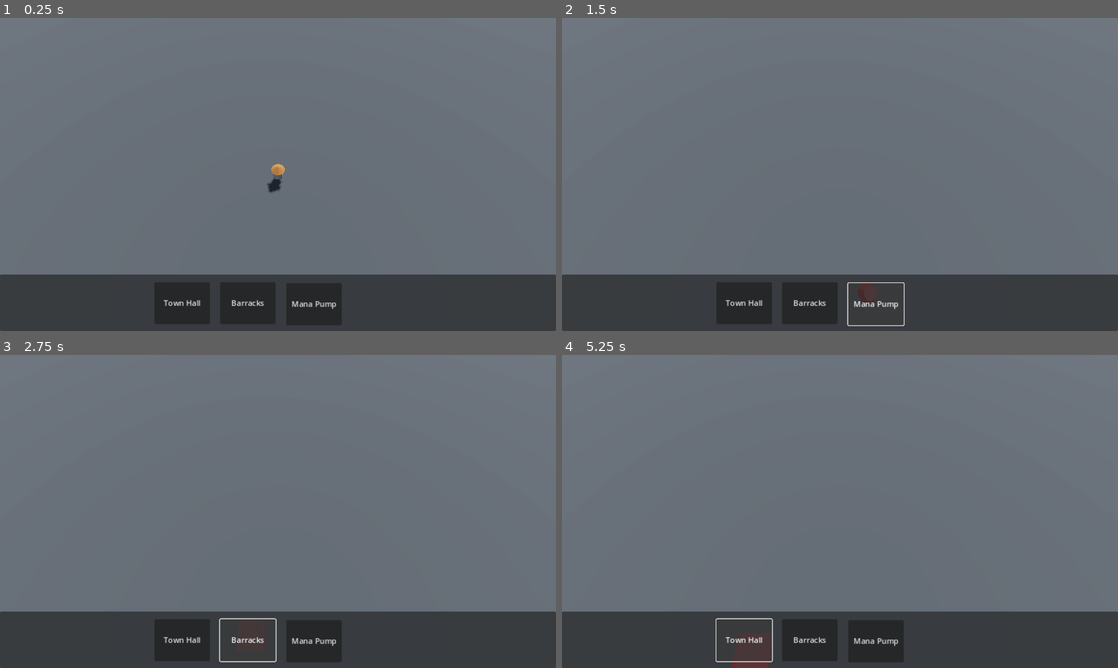
Above: before the commit, frames 1-4 (two rows, left to right).
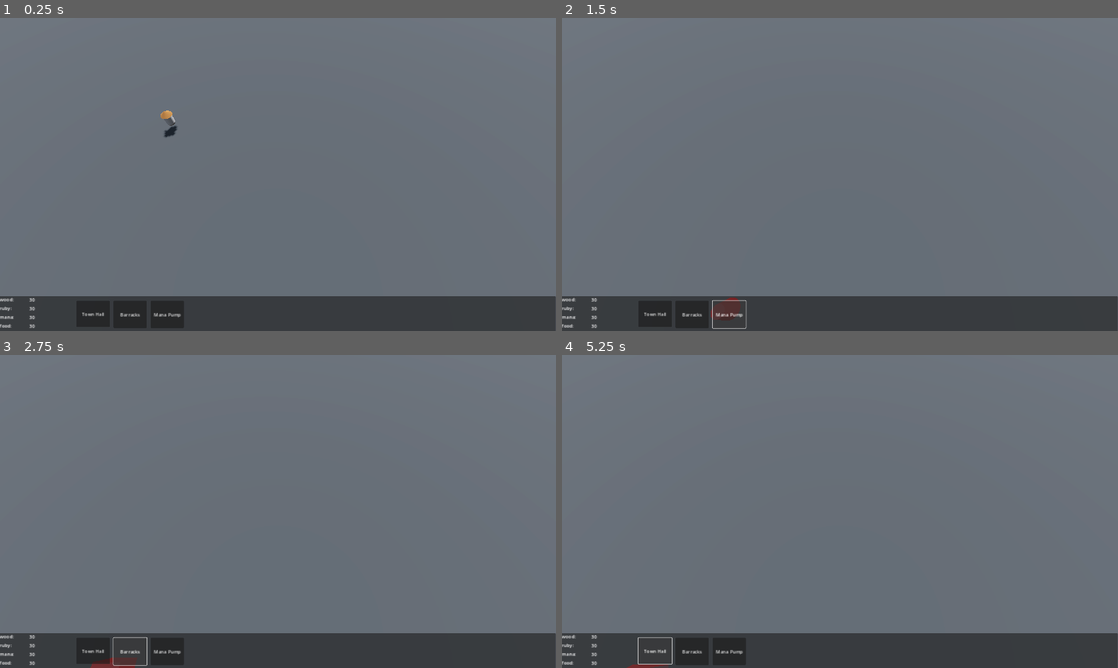
Above: after the commit, the same moments.

Repository: RishithPaida/4501-Final
Game: Godot game, scene res://Scenes/Test.tscn
Same seed, same stepped clock (60 frames per second), same inputs: the game is played once before the commit and once after it.
Inputs:
- Up to frame 1 (0.25 s): no input
- Up to frame 2 (1.5 s): click "Town Hall" at 0.5 s; click "Mana Pump" at 1.25 s
- Up to frame 3 (2.75 s): click "Barracks" at 2 s
- Up to frame 4 (5.25 s): click "Town Hall" at 2.75 s; click "Mana Pump" at 3.5 s; click "Barracks" at 4.25 s; click "Town Hall" at 5 s

The runs differ from the first frame. In frame 1, 7.6% of the frame differs, in the area x 0-100%, y 29-100%; in frame 2, 7.7%; in frame 3, 7.7%; in frame 4, 7.8%, in the area x 0-100%, y 82-100%.

Commit message:
resource display and building purchase

Diff:
--- a/Scenes/Buildings/Barracks.tscn
+++ b/Scenes/Buildings/Barracks.tscn
@@ -12,6 +12,10 @@
 
 [node name="Barracks" type="StaticBody3D" groups=["building"]]
 script = ExtResource("1_uf2p1")
+woodcost = 3
+foodcost = 5
+rubycost = 1
+manacost = 1
 
 [node name="MeshInstance3D" type="MeshInstance3D" parent="."]
 transform = Transform3D(1, 0, 0, 0, 1, 0, 0, 0, 1, 0, 0.5, 0)
--- a/Scenes/Buildings/ManaPump.tscn
+++ b/Scenes/Buildings/ManaPump.tscn
@@ -15,6 +15,9 @@
 
 [node name="ManaPump" type="StaticBody3D" groups=["building"]]
 script = ExtResource("1_g8abx")
+woodcost = 2
+foodcost = 5
+rubycost = 1
 
 [node name="MeshInstance3D" type="MeshInstance3D" parent="."]
 transform = Transform3D(1, 0, 0, 0, 1, 0, 0, 0, 1, 0, 0.5, 0)
--- a/Scenes/Buildings/Townhall.tscn
+++ b/Scenes/Buildings/Townhall.tscn
@@ -1,6 +1,7 @@
-[gd_scene load_steps=5 format=3 uid="uid://bej3fdfwiy5em"]
+[gd_scene load_steps=6 format=3 uid="uid://bej3fdfwiy5em"]
 
 [ext_resource type="Script" path="res://Scripts/BuildingDemiGod.gd" id="1_fuail"]
+[ext_resource type="PackedScene" uid="uid://duj0jarfvkgt3" path="res://Scenes/Units/Goblin.tscn" id="2_tuhgu"]
 
 [sub_resource type="ConvexPolygonShape3D" id="ConvexPolygonShape3D_dsipb"]
 points = PackedVector3Array(0, 0.5, 0.5, 0.5, -0.5, 0.5, 0, 0.5, -0.5, -0.5, -0.5, 0.5, 0.5, -0.5, -0.5, -0.5, -0.5, -0.5)
@@ -10,9 +11,13 @@
 [sub_resource type="StandardMaterial3D" id="StandardMaterial3D_ss8wf"]
 albedo_color = Color(0.184314, 1, 1, 1)
 
-[node name="Townhall" type="StaticBody3D" groups=["building"]]
+[node name="Townhall" type="StaticBody3D" groups=["building", "townhall"]]
 transform = Transform3D(1, 0, 0, 0, 1, 0, 0, 0, 1, 0, 0.550348, 0)
 script = ExtResource("1_fuail")
+Unit = ExtResource("2_tuhgu")
+woodcost = 5
+foodcost = 2
+manacost = 1
 
 [node name="CollisionShape3D" type="CollisionShape3D" parent="."]
 transform = Transform3D(2, 0, 0, 0, 2, 0, 0, 0, 2, 0, 0.441849, 0)
@@ -30,6 +35,8 @@
 transform = Transform3D(2, 0, 0, 0, 2, 0, 0, 0, 2, 0, 0.441849, 0)
 shape = SubResource("ConvexPolygonShape3D_dsipb")
 
-[connection signal="mouse_entered" from="." to="." method="_on_mouse_entered"]
+[node name="SpawnPoint" type="Marker3D" parent="."]
+transform = Transform3D(1, 0, 0, 0, 1, 0, 0, 0, 1, 2.33951, 0, 0)
+
 [connection signal="body_entered" from="Area3D" to="." method="_on_area_3d_body_entered"]
 [connection signal="body_exited" from="Area3D" to="." method="_on_area_3d_body_exited"]
--- a/Scenes/Interface.tscn
+++ b/Scenes/Interface.tscn
@@ -15,9 +15,13 @@
 anchor_top = 1.0
 anchor_right = 1.0
 anchor_bottom = 1.0
-offset_top = -98.0
+offset_left = -1.0
+offset_top = -100.0
+offset_right = -1.0
+offset_bottom = -2.0
 grow_horizontal = 2
 grow_vertical = 0
+scale = Vector2(1, 1.08)
 script = ExtResource("1_kttu8")
 
 [node name="UI Area" type="Area2D" parent="."]
@@ -33,7 +37,7 @@
 [node name="CollisionShape2D" type="CollisionShape2D" parent="Area2D"]
 shape = SubResource("CircleShape2D_e3p0p")
 
-[node name="Panel" type="Panel" parent="."]
+[node name="BuildingPanel" type="Panel" parent="."]
 layout_mode = 1
 anchors_preset = 12
 anchor_top = 1.0
@@ -43,44 +47,110 @@
 grow_horizontal = 2
 grow_vertical = 0
 
-[node name="BuildTownHallButton" type="Button" parent="Panel"]
+[node name="BuildTownHallButton" type="Button" parent="BuildingPanel"]
 layout_mode = 1
 anchors_preset = 2
 anchor_top = 1.0
 anchor_bottom = 1.0
-offset_left = 320.0
-offset_top = -101.0
-offset_right = 435.0
-offset_bottom = -14.0
+offset_left = 265.0
+offset_top = -101.704
+offset_right = 380.0
+offset_bottom = -14.7037
 grow_vertical = 0
+scale = Vector2(1, 0.965436)
 text = "Town Hall"
 
-[node name="BuildManaPumpButton" type="Button" parent="Panel"]
+[node name="BuildManaPumpButton" type="Button" parent="BuildingPanel"]
 layout_mode = 1
 anchors_preset = 2
 anchor_top = 1.0
 anchor_bottom = 1.0
-offset_left = 593.0
-offset_top = -99.0
-offset_right = 708.0
-offset_bottom = -12.0
+offset_left = 521.0
+offset_top = -101.704
+offset_right = 636.0
+offset_bottom = -14.7037
 grow_vertical = 0
 text = "Mana Pump"
 
-[node name="BuildBarracksButton3" type="Button" parent="Panel"]
+[node name="BuildBarracksButton3" type="Button" parent="BuildingPanel"]
 layout_mode = 1
 anchors_preset = 2
 anchor_top = 1.0
 anchor_bottom = 1.0
-offset_left = 456.0
-offset_top = -101.0
-offset_right = 571.0
-offset_bottom = -14.0
+offset_left = 393.0
+offset_top = -101.704
+offset_right = 508.0
+offset_bottom = -14.7037
 grow_vertical = 0
 text = "Barracks"
 
+[node name="Resources" type="Control" parent="BuildingPanel"]
+anchors_preset = 0
+offset_top = 19.0
+offset_right = 40.0
+offset_bottom = 59.0
+
+[node name="VBoxContainer" type="VBoxContainer" parent="BuildingPanel/Resources"]
+layout_mode = 1
+anchors_preset = 15
+anchor_right = 1.0
+anchor_bottom = 1.0
+offset_top = -19.0
+offset_right = 8.0
+offset_bottom = 45.0
+grow_horizontal = 2
+grow_vertical = 2
+
+[node name="wood" type="Label" parent="BuildingPanel/Resources/VBoxContainer"]
+layout_mode = 2
+text = "wood:"
+
+[node name="woodval" type="Label" parent="BuildingPanel/Resources/VBoxContainer/wood"]
+layout_mode = 2
+offset_left = 102.0
+offset_top = 1.0
+offset_right = 272.0
+offset_bottom = 24.0
+text = "100"
+
+[node name="ruby" type="Label" parent="BuildingPanel/Resources/VBoxContainer"]
+layout_mode = 2
+text = "ruby:"
+
+[node name="rubyval" type="Label" parent="BuildingPanel/Resources/VBoxContainer/ruby"]
+layout_mode = 2
+offset_left = 102.0
+offset_top = 1.0
+offset_right = 272.0
+offset_bottom = 24.0
+text = "100"
+
+[node name="mana" type="Label" parent="BuildingPanel/Resources/VBoxContainer"]
+layout_mode = 2
+text = "mana:"
+
+[node name="manaval" type="Label" parent="BuildingPanel/Resources/VBoxContainer/mana"]
+layout_mode = 2
+offset_left = 102.0
+offset_top = 1.0
+offset_right = 272.0
+offset_bottom = 24.0
+text = "100"
+
+[node name="food" type="Label" parent="BuildingPanel/Resources/VBoxContainer"]
+layout_mode = 2
+text = "food:"
+
+[node name="foodval" type="Label" parent="BuildingPanel/Resources/VBoxContainer/food"]
+layout_mode = 2
+offset_left = 102.0
+offset_top = 1.0
+offset_right = 272.0
+offset_bottom = 24.0
+text = "100"
+
 [connection signal="area_entered" from="UI Area" to="." method="_on_ui_area_area_entered"]
 [connection signal="area_exited" from="UI Area" to="." method="_on_ui_area_area_exited"]
-[connection signal="button_down" from="Panel/BuildTownHallButton" to="." method="_on_build_town_hall_button_button_down"]
-[connection signal="button_down" from="Panel/BuildManaPumpButton" to="." method="_on_build_mana_pump_button_button_down"]
-[connection signal="button_down" from="Panel/BuildBarracksButton3" to="." method="_on_build_barracks_button_3_button_down"]
+[connection signal="button_down" from="BuildingPanel/BuildTownHallButton" to="." method="_on_build_town_hall_button_button_down"]
+[connection signal="button_down" from="BuildingPanel/BuildManaPumpButton" to="." method="_on_build_mana_pump_button_button_down"]
+[connection signal="button_down" from="BuildingPanel/BuildBarracksButton3" to="." method="_on_build_barracks_button_3_button_down"]
--- a/Scenes/Test.tscn
+++ b/Scenes/Test.tscn
@@ -1,6 +1,6 @@
 [gd_scene load_steps=10 format=3 uid="uid://k2xfap81tes4"]
 
-[ext_resource type="PackedScene" uid="uid://duj0jarfvkgt3" path="res://Scenes/Goblin.tscn" id="2_lrcm3"]
+[ext_resource type="PackedScene" uid="uid://duj0jarfvkgt3" path="res://Scenes/Units/Goblin.tscn" id="2_lrcm3"]
 [ext_resource type="PackedScene" uid="uid://dwqdc3uym0exy" path="res://Scenes/Camera.tscn" id="3_rv4do"]
 [ext_resource type="PackedScene" uid="uid://x8tfgp16kvyg" path="res://Scenes/Interface.tscn" id="4_ggmv6"]
 
--- a/Scripts/BuildingDemiGod.gd
+++ b/Scripts/BuildingDemiGod.gd
@@ -1,6 +1,13 @@
 extends Node
 
 var curr_building_collisions = 0
+@export var selected : bool = false
+@export var Unit : PackedScene
+
+@export var woodcost : int
+@export var foodcost : int
+@export var rubycost : int
+@export var manacost : int
 
 # Called when the node enters the scene tree for the first time.
 func _ready():
@@ -9,16 +16,18 @@
 
 # Called every frame. 'delta' is the elapsed time since the previous frame.
 func _process(delta):
-	pass
+	if selected:
+		if is_in_group("townhall"):
 
+			God.Curr_State = God.State.Spawn
+		elif is_in_group("barracks"):
+			pass
 
 func _on_area_3d_body_entered(body):
 	if body.is_in_group("building"):
 		if body != self:
 			curr_building_collisions += 1
 			set_building_perms()
-
-
 
 
 func _on_area_3d_body_exited(body):
@@ -29,9 +38,3 @@
 
 func set_building_perms():
 	BuildingGod.can_build = (curr_building_collisions == 0)
-
-
-
-func _on_mouse_entered():
-	print("Hovering over: ")
-	pass # Replace with function body.
--- a/Scripts/BuildingGod.gd
+++ b/Scripts/BuildingGod.gd
@@ -16,7 +16,7 @@
 
 var Curr_Hovered_Building : StaticBody3D
 var Curr_Selected_Building_To_Build : StaticBody3D
-
+var Curr_Selected_Building : StaticBody3D
 
 var can_build := true
 # Called when the node enters the scene tree for the first time.
@@ -47,16 +47,21 @@
 		else:
 			Curr_Selected_Building_To_Build.get_node("MeshInstance3D").material_override = red_shade
 
-		if can_build:
+		if can_build and Check_If_Affordable(Curr_Selected_Building_To_Build):
 			if Input.is_action_just_pressed("left_click"):
 				var building := Curr_Selected_Building_To_Build.duplicate()
 				get_tree().root.add_child(building)
 				building.position = Curr_Selected_Building_To_Build.position
+				Purchase_Building(building)
 				building.get_node("MeshInstance3D").material_override = original_material
 
 		if Input.is_action_just_pressed("right_click"):
 			Curr_Selected_Building_To_Build.queue_free()
 			God.Curr_State = God.State.Play
+
+	if God.Curr_State == God.State.Play:
+		if Curr_Hovered_Building and Input.is_action_just_pressed("left_click"):
+			Curr_Selected_Building = Curr_Hovered_Building
 
 
 func Build_Town_Hall():
@@ -83,3 +88,21 @@
 
 func DeHighlight_Hovered_Building():
 	Curr_Hovered_Building.get_node("MeshInstance3D").material_override = dehighlight_material
+
+func Check_If_Affordable(building) -> bool:
+	if God.wood - building.woodcost < 0:
+		return false
+	if God.food - building.foodcost < 0:
+		return false
+	if God.ruby - building.rubycost < 0:
+		return false
+	if God.mana - building.manacost < 0:
+		return false
+
+	return true
+
+func Purchase_Building(building):
+	God.wood -= building.woodcost
+	God.food -= building.foodcost
+	God.ruby -= building.rubycost
+	God.mana -= building.manacost
--- a/Scripts/God.gd
+++ b/Scripts/God.gd
@@ -3,7 +3,8 @@
 enum State  {
 	Play,
 	Build,
-	Combat
+	Combat,
+	Spawn
 }
 
 var wood := 30
@@ -31,7 +32,6 @@
 				hovering_building = true
 		else:
 			if hovering_building:
-				print("dehighlighting")
 				BuildingGod.DeHighlight_Hovered_Building()
 				BuildingGod.Curr_Hovered_Building = null
 				hovering_building = false
--- a/Scripts/InterfaceGod.gd
+++ b/Scripts/InterfaceGod.gd
@@ -3,12 +3,15 @@
 
 # Called when the node enters the scene tree for the first time.
 func _ready():
-	pass # Replace with function body.
+	pass
 
 
 # Called every frame. 'delta' is the elapsed time since the previous frame.
 func _process(delta):
-	pass
+	$BuildingPanel/Resources/VBoxContainer/food/foodval.text = str(God.food)
+	$BuildingPanel/Resources/VBoxContainer/wood/woodval.text = str(God.wood)
+	$BuildingPanel/Resources/VBoxContainer/ruby/rubyval.text = str(God.ruby)
+	$BuildingPanel/Resources/VBoxContainer/mana/manaval.text = str(God.mana)
 
 
 func _on_ui_area_area_entered(area):
--- a/project.godot
+++ b/project.godot
@@ -22,6 +22,8 @@
 
 [display]
 
+window/size/viewport_width=1920
+window/size/viewport_height=1080
 window/size/initial_position_type=2
 window/stretch/mode="canvas_items"
 
Renamed: Scenes/Goblin.tscn -> Scenes/Units/Goblin.tscn
